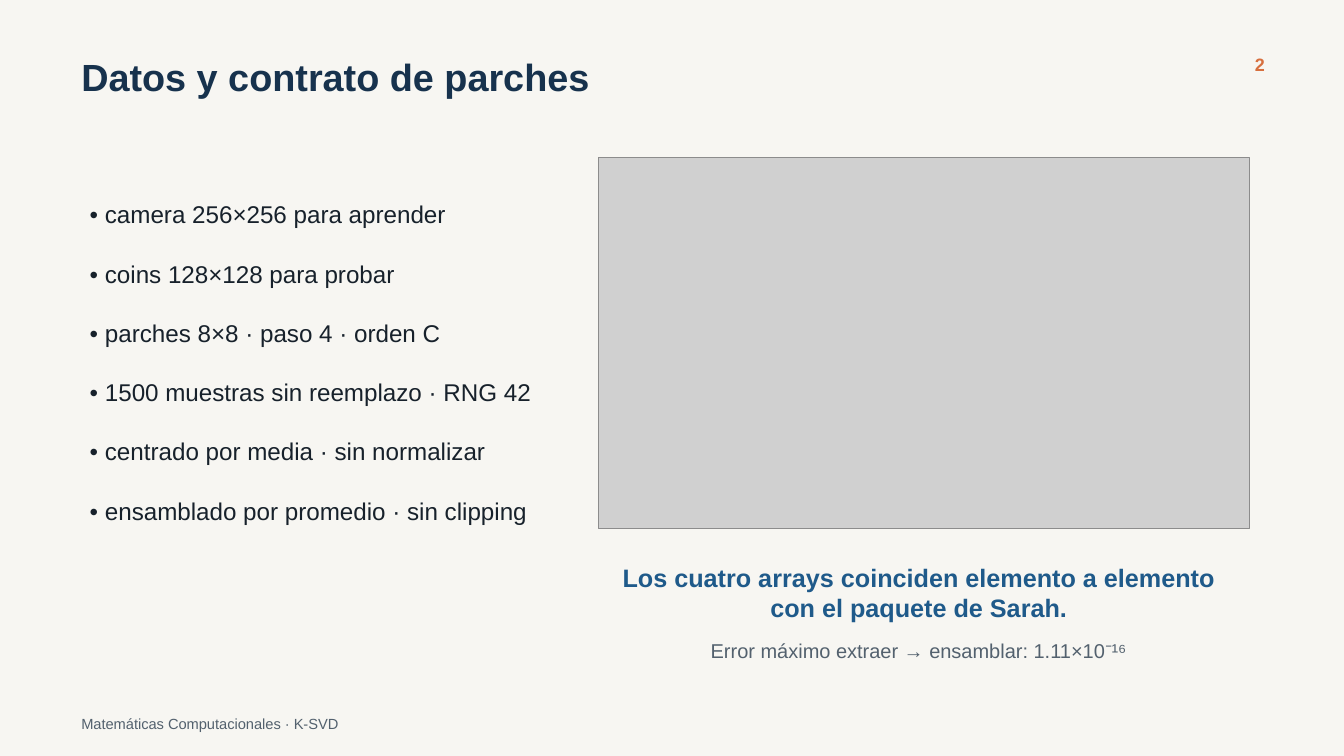
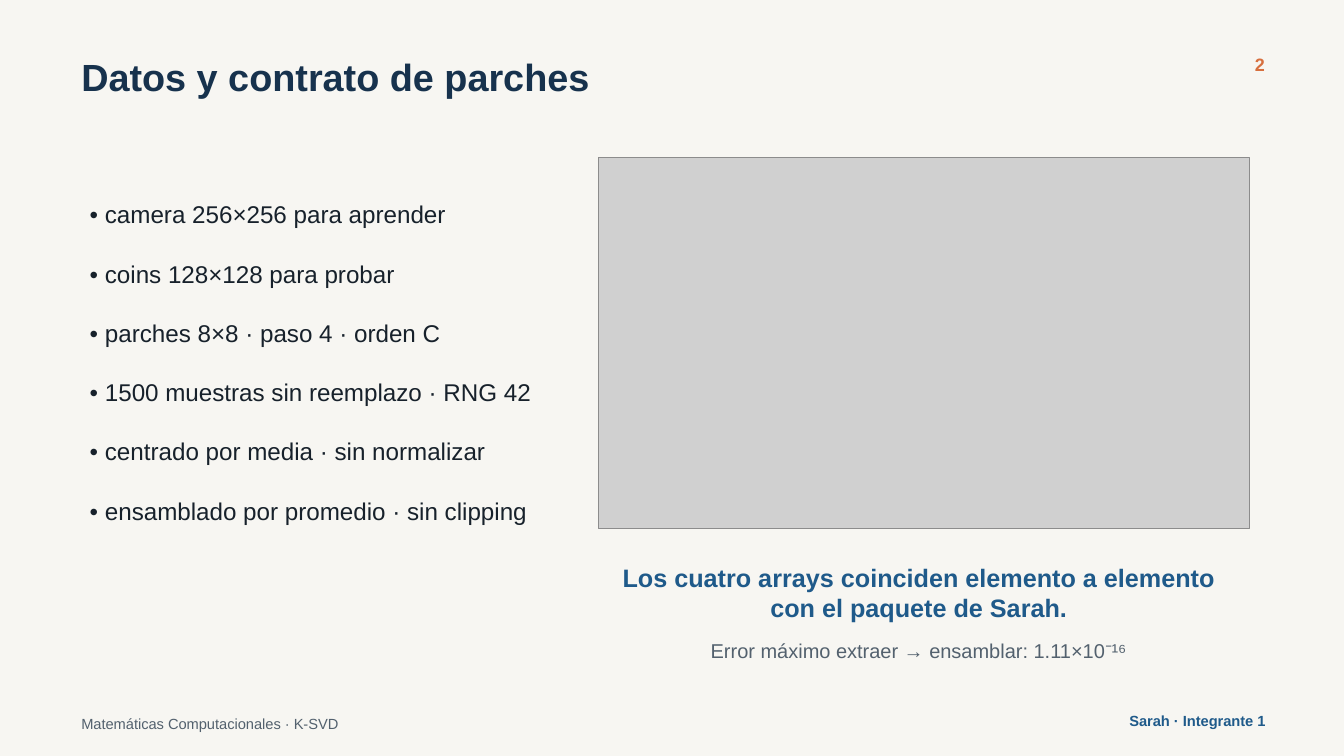
Before and after one commit to SarahVasquezM/ksvd-image-denoising, a slide deck: slide 2 of 04_final/presentacion_final.pptx. Drawn at 1344x756 pixels with LibreOffice and Linux fonts; fonts in the diff are those of the drawing; grey boxes stand for pictures. Boxes give left, top, right and bottom in pixels: in the first picture for what was removed or moved away, otherwise in the second. Text is boxed around its words. In the diff, an @@ line names an element or a change of style, - is before the commit and + after.

```diff
--- a/04_final/presentacion_final.pptx
+++ b/04_final/presentacion_final.pptx
@@ text added at bbox=[1129, 715, 1265, 729], 10.5 pt, text #1F5A8A, bold @@
+Sarah · Integrante 1
```
Also in this commit, not shown: 7 other slides changed, 20 other files.
